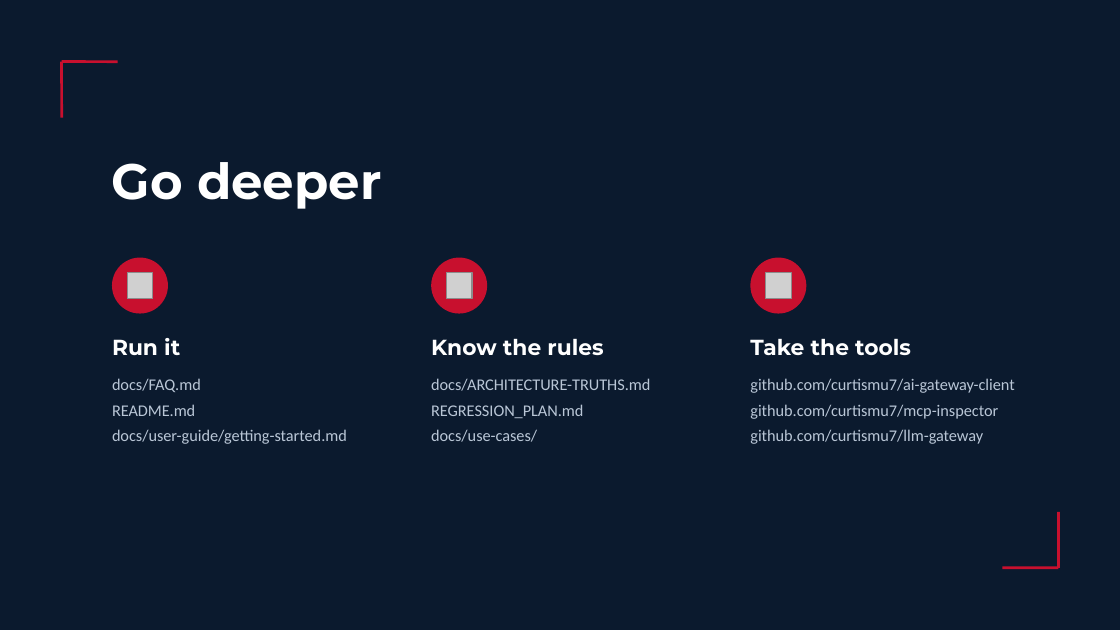
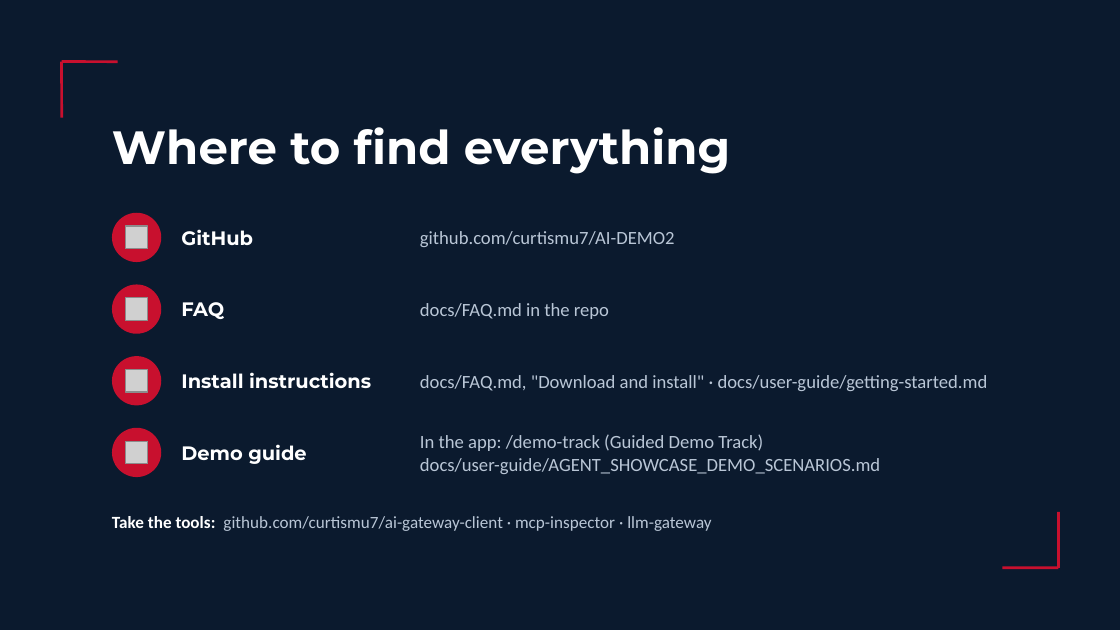
Before and after one commit to curtismu7/AI-DEMO2, a slide deck: slide 22 of docs/resources/AI-Demo-Overview.pptx. Drawn at 1120x630 pixels with LibreOffice and Linux fonts; fonts in the diff are those of the drawing; grey boxes stand for pictures. Boxes give left, top, right and bottom in pixels: in the first picture for what was removed or moved away, otherwise in the second. Text is boxed around its words. In the diff, an @@ line names an element or a change of style, - is before the commit and + after.

```diff
--- a/docs/resources/AI-Demo-Overview.pptx
+++ b/docs/resources/AI-Demo-Overview.pptx
@@ text at box(112, 127, 730, 174): text changed; size 32 to 30 pt @@
-Go deeper
+Where to find everything
@@ ellipse: place and size @@
-ellipse at box(112, 258, 168, 314)
+ellipse at box(112, 213, 161, 262)
@@ picture: place and size @@
-picture at box(765, 273, 791, 299)
+picture at box(125, 226, 148, 249)
@@ text added at box(181, 229, 253, 246), 12.5 pt, text #FFFFFF, bold @@
+GitHub
@@ text added at box(420, 231, 675, 247), 12 pt, text #B9C6D6 @@
+github.com/curtismu7/AI-DEMO2
@@ ellipse: place and size @@
-ellipse at box(431, 258, 487, 314)
+ellipse at box(112, 284, 161, 334)
@@ picture added at box(125, 298, 148, 320) @@
@@ picture removed at box(128, 273, 153, 299) @@
@@ picture removed at box(446, 273, 472, 299) @@
@@ text added at box(181, 302, 224, 319), 12.5 pt, text #FFFFFF, bold @@
+FAQ
@@ text at box(420, 303, 609, 319): text changed; size 10.5 to 12 pt @@
-docs/ARCHITECTURE-TRUTHS.md
-REGRESSION_PLAN.md
-docs/use-cases/
+docs/FAQ.md in the repo
@@ ellipse: place and size @@
-ellipse at box(750, 258, 806, 314)
+ellipse at box(112, 356, 161, 405)
@@ text removed at box(112, 338, 180, 355) @@
-Run it
@@ text removed at box(431, 338, 603, 355) @@
-Know the rules
@@ text removed at box(750, 338, 911, 355) @@
-Take the tools
@@ picture added at box(125, 370, 148, 392) @@
@@ text added at box(181, 372, 371, 388), 12.5 pt, text #FFFFFF, bold @@
+Install instructions
@@ text at box(420, 375, 988, 391): text changed; size 10.5 to 12 pt @@
-docs/FAQ.md
-README.md
-docs/user-guide/getting-started.md
+docs/FAQ.md, "Download and install" · docs/user-guide/getting-started.md
@@ ellipse added at box(112, 428, 161, 477), fill #C8102E @@
@@ picture added at box(125, 441, 148, 464) @@
@@ text added at box(181, 444, 306, 464), 12.5 pt, text #FFFFFF, bold @@
+Demo guide
@@ text added at box(420, 434, 880, 474), 12 pt, text #B9C6D6 @@
+In the app: /demo-track (Guided Demo Track)
+docs/user-guide/AGENT_SHOWCASE_DEMO_SCENARIOS.md
@@ vertical alignment top to middle in 3 elements at box(420, 375, 988, 391), box(420, 303, 609, 319), box(112, 516, 711, 531) @@
@@ text at box(112, 516, 711, 531): text changed; size 10.5 to 11 pt @@
-github.com/curtismu7/ai-gateway-client
-github.com/curtismu7/mcp-inspector
-github.com/curtismu7/llm-gateway
+Take the tools: github.com/curtismu7/ai-gateway-client · mcp-inspector · llm-gateway
```
